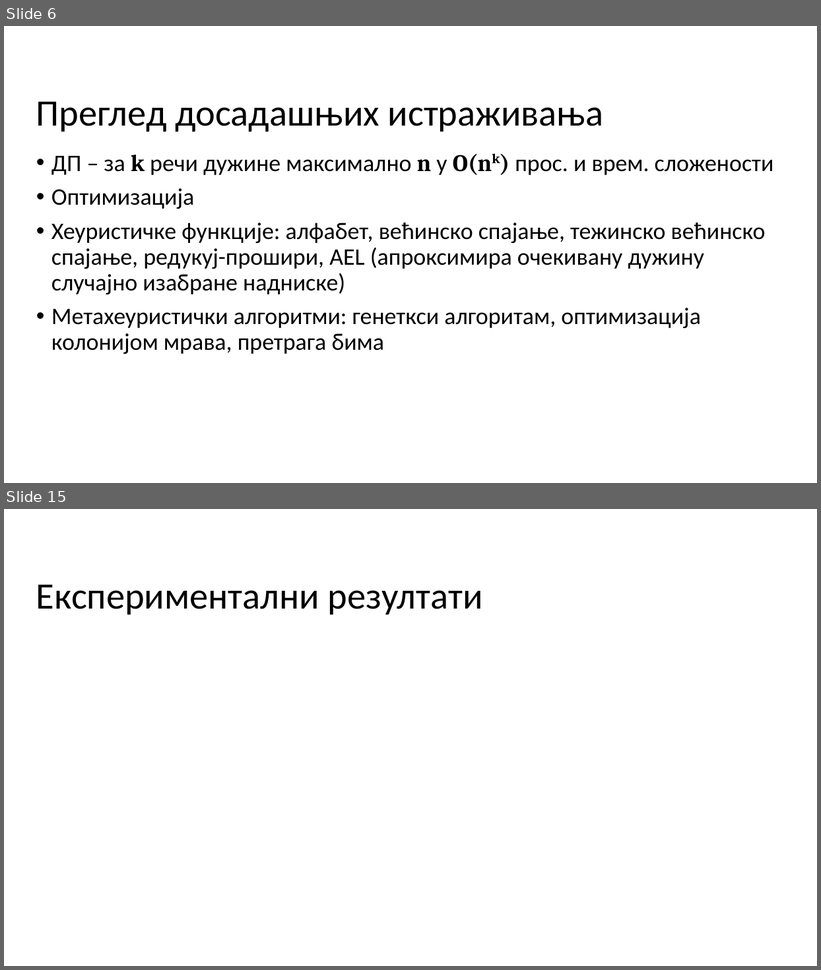
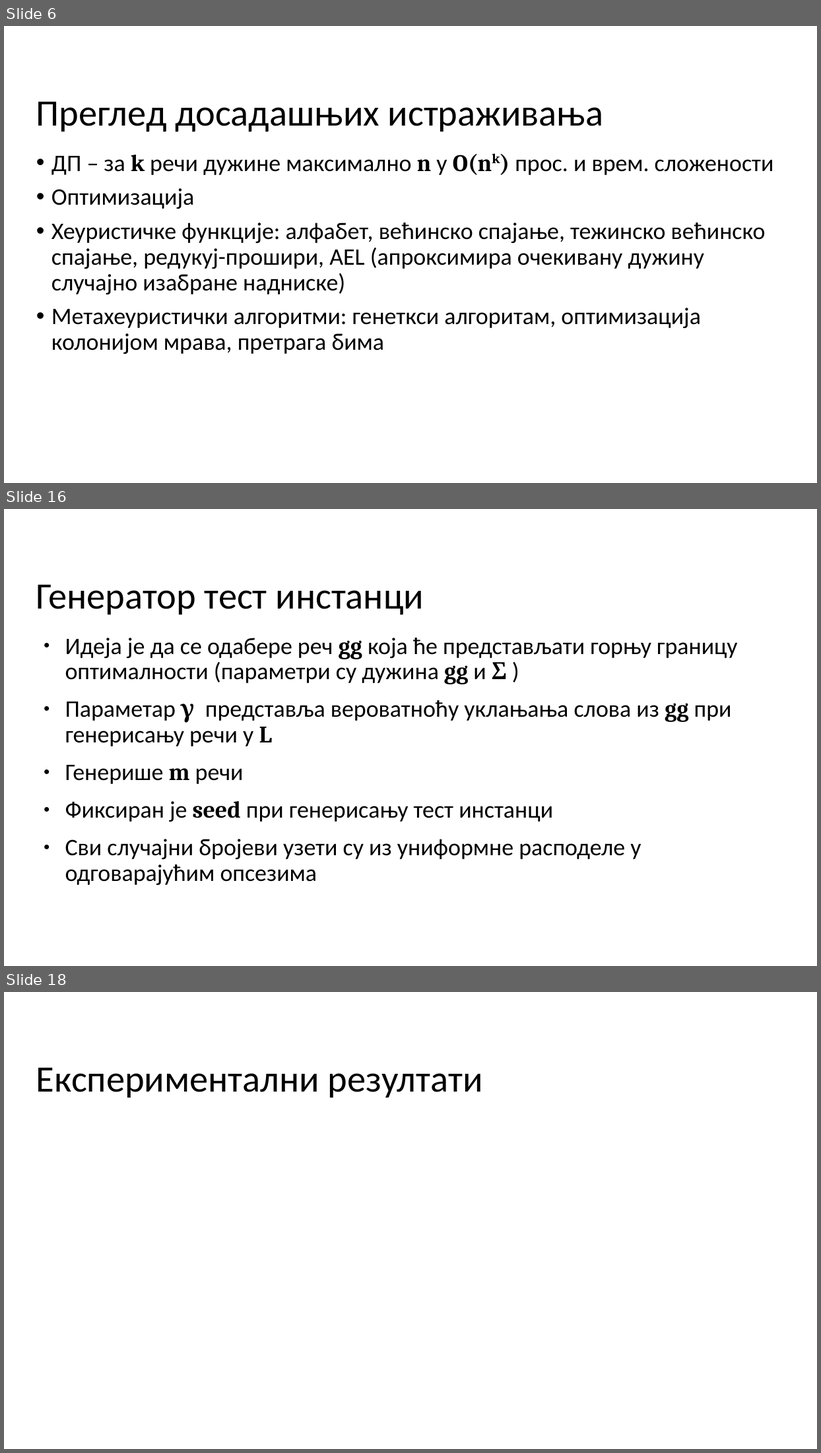
Before and after one commit to milosmikovic/Algorithms_For_Solving_Shortest_Common_Supersequence_Problem, a slide deck: Tekst/Prezentacija/MATF_primer_prezentacije.odp. Shown one above the other, each under a label of ours: slides 6 and 15 before the commit, slides 6, 16 and 18 after it; the slides between them are not shown. The pictures are 821x970 and 821x1453 pixels, drawn with LibreOffice and Linux fonts; fonts in the diff are those of the drawing; background and template pictures are left out. Boxes give left, top, right and bottom in pixels: in the first picture for what was removed or moved away, otherwise in the second. Text is boxed around its words. In the diff, an @@ line names an element or a change of style, - is before the commit and + after.

```diff
--- a/Tekst/Prezentacija/MATF_primer_prezentacije.odp
+++ b/Tekst/Prezentacija/MATF_primer_prezentacije.odp
@@ slide 16 added at bbox=[4, 509, 817, 966], background #FFFFFF @@
@@ title added at bbox=[36, 584, 424, 615], 44 pt, text #000000 @@
+Генератор тест инстанци
@@ text added at bbox=[65, 638, 737, 885], 28 pt, text #000000 @@
+● Идеја је да се одабере реч gg која ће представљати горњу границу оптималности (параметри су дужина gg и Σ )
+● Параметар γ представља вероватноћу уклањања слова из gg при генерисању речи у L
+● Генерише m речи
+● Фиксиран је seed при генерисању тест инстанци
+● Сви случајни бројеви узети су из униформне расподеле у одговарајућим опсезима
@@ what was slide 15 is now slide 18 @@
```
Also in this commit, not shown: 8 slides changed, 3 other slides added, 1 slide removed, 17 other files.
